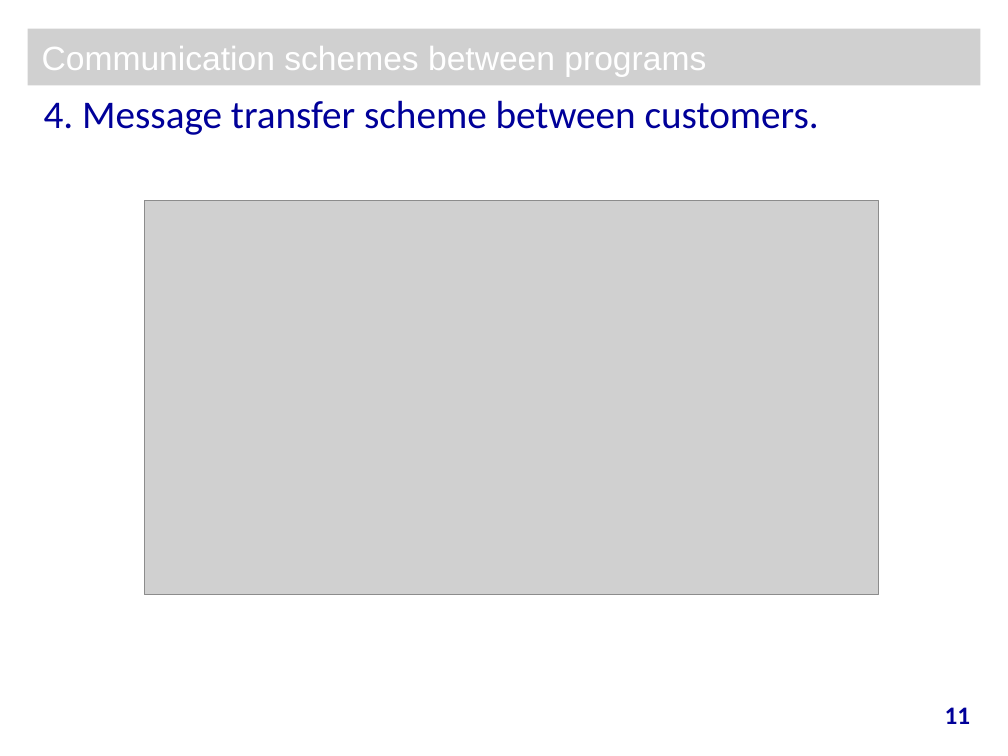
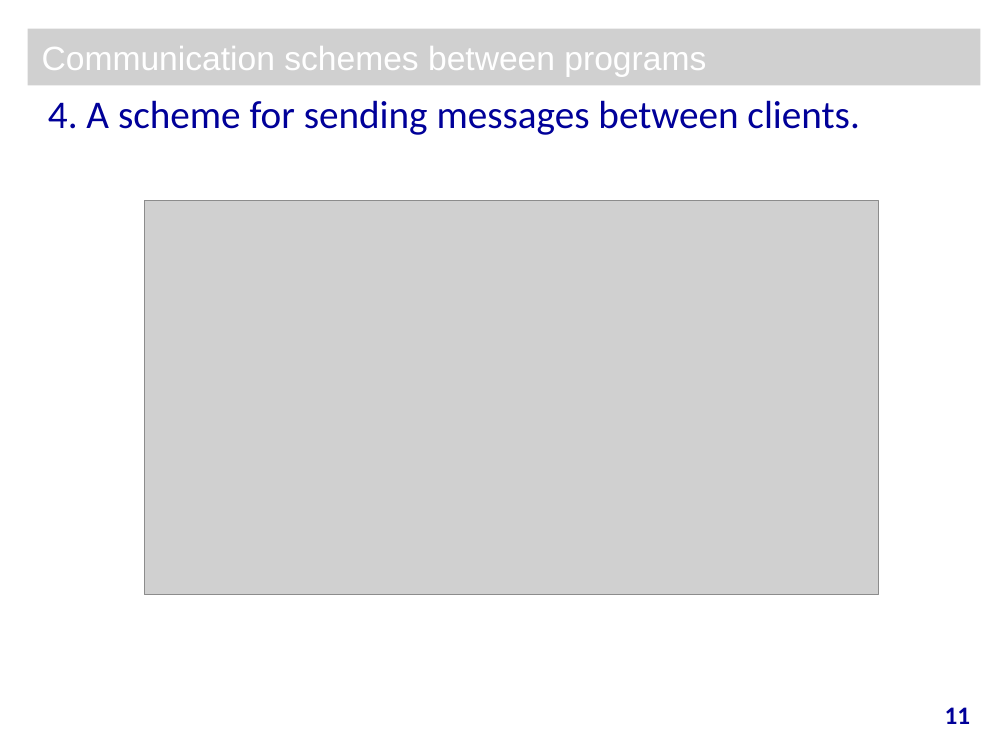
Before and after one commit to grishina-olga/client-server, a slide deck: slide 11 of presentation.ppt. Drawn at 1008x756 pixels with LibreOffice and Linux fonts; fonts in the diff are those of the drawing; grey boxes stand for pictures; background and template pictures are left out. Boxes give left, top, right and bottom in pixels: in the first picture for what was removed or moved away, otherwise in the second. Text is boxed around its words. In the diff, an @@ line names an element or a change of style, - is before the commit and + after.

```diff
--- a/presentation.ppt
+++ b/presentation.ppt
@@ text at (48, 100, 859, 135): text changed @@
-4. Message transfer scheme between customers.
+4. A scheme for sending messages between clients.
```
Also in this commit, not shown: 3 other slides changed, 4 other files.
